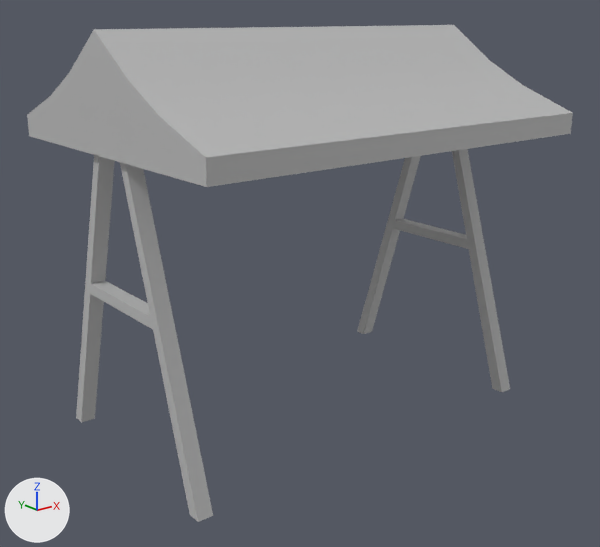
Renders of the FBX model Assets/Modelings/Market/fbx_tent_stall_1.fbx from each side of a commit.
Both versions are drawn from a 50 mm camera at (-12.51, 3.78, 3.55) aimed at (-8.0, 9.42, 1.29). The axes (+X, +Y, +Z) are drawn at lower left. The lights are the same throughout. Where no turn or scale is listed for an object, it has been applied to the vertices.

The first picture shows 'fbx_tent_stall_1'.
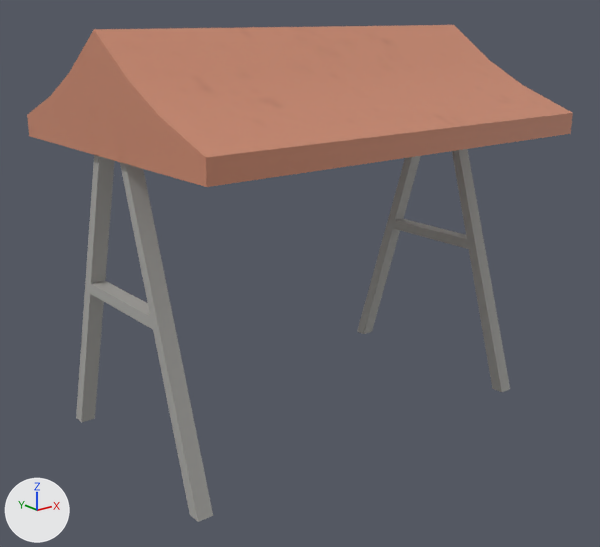
What changed in the scene script:
```text
Add img_stall_jpg:
    img_stall_jpg = load_image('stall.jpg', '_unpacked/stall.jpg', 2048, 2048, 'sRGB')
Change mat_mat_lambert_market_stall:
    remove mat_mat_lambert_market_stall.base_color = (0.5, 0.5, 0.5)  # grey #bcbcbc
    add mat_mat_lambert_market_stall.texture = img_stall_jpg
```

Where the change shows, as pixel boxes (x1, y1, x2, y2) in the pictures (600 x 547 px):
'fbx_tent_stall_1', surface changed (grey to brown)
    both: (27, 25, 573, 522)
